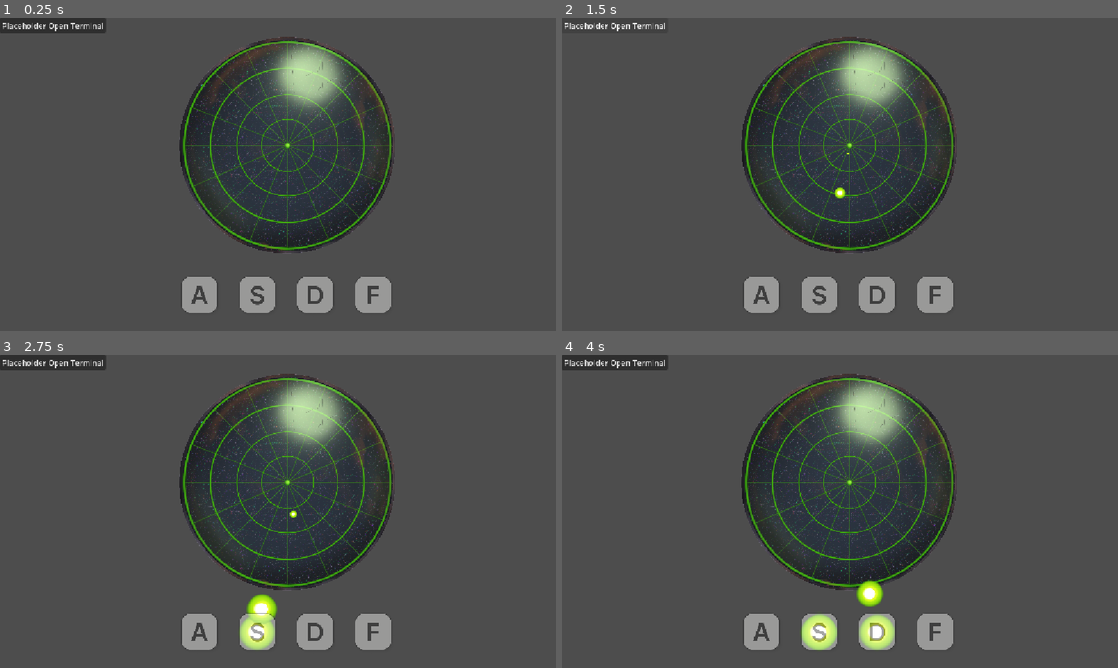
Above: before the commit, frames 1-4 (two rows, left to right).
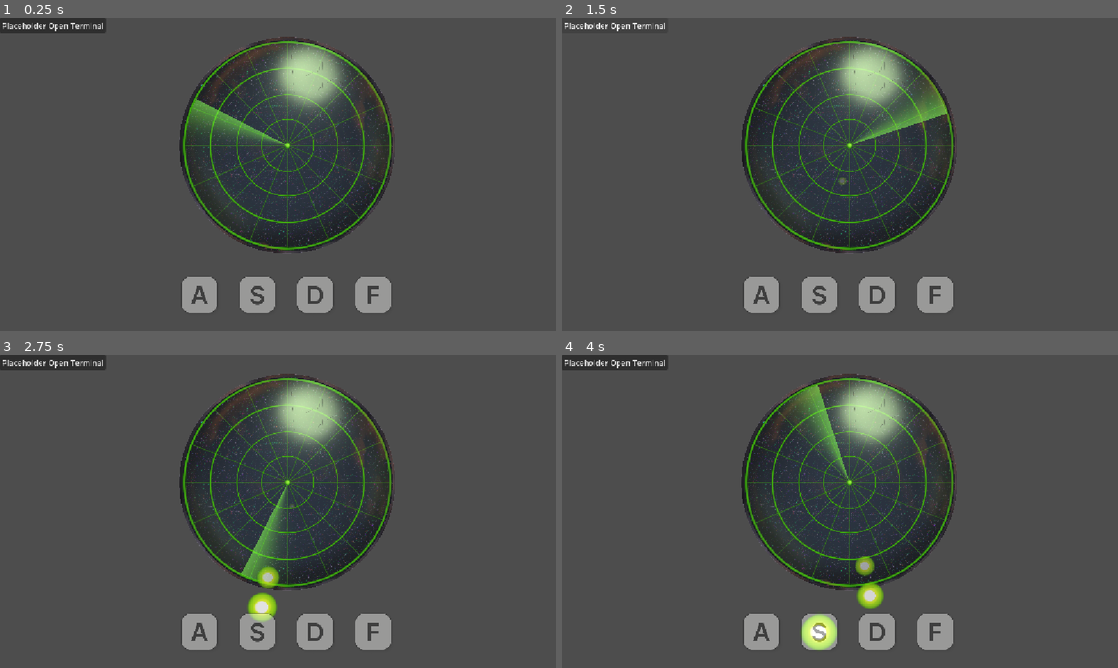
Above: after the commit, the same moments.

Repository: Game-Jam-Studio/Brackeys-Jam-2026.2
Game: Godot game, scene res://Levels/rhythmMinigame.tscn
Same seed, same stepped clock (60 frames per second), same inputs: the game is played once before the commit and once after it. This scene is started directly instead of the project's main scene.
Inputs (mouse positions are in pixels of both pictures, inside the frame that each line leads up to):
- Up to frame 1 (0.25 s): no input
- Up to frame 2 (1.5 s): tap Enter at 0.5 s; move the mouse to (962, 158) at 0.52 s; hold E (interact) 0.53-1.25 s; click (962, 158) at 0.67 s; click "Placeholder Open Terminal" at 1.25 s
- Up to frame 3 (2.75 s): drag from (166, 527) to (266, 577) at 2.02 s
- Up to frame 4 (4 s): move the mouse to (895, 442) at 2.77 s; hold E (interact) 2.78-3.5 s; drag from (812, 574) to (878, 630) at 3.52 s

The runs differ from the first frame. In frame 1, 1.0% of the frame differs, in the area x 33-52%, y 25-41%; in frame 2, 1.0%; in frame 3, 1.9%; in frame 4, 2.0%, in the area x 40-60%, y 9-95%.
Error in both runs: Attempt to call function 'pause' in base 'null instance' on a null instance. (res://Scripts/Common/terminal_ui_manager.gd:34)

Commit message:
rhythm game polish

Diff:
--- a/brackeys-jam-2026.2/Levels/rhythmMinigame.tscn
+++ b/brackeys-jam-2026.2/Levels/rhythmMinigame.tscn
@@ -10,6 +10,8 @@
 [ext_resource type="Script" uid="uid://cwh5x8inuut8g" path="res://JonathanJunk/open_terminal_button.gd" id="8_4wcyy"]
 [ext_resource type="Texture2D" uid="uid://cd8dj1lrnkyqh" path="res://Art/2D/Placeholder/F.png" id="8_6p81i"]
 [ext_resource type="Texture2D" uid="uid://bg8gg2m3u81aw" path="res://Art/2D/Rhythm/base_sane.png" id="10_h250t"]
+[ext_resource type="Script" uid="uid://mexn1nrl2qja" path="res://Scripts/pivot.gd" id="11_htvd5"]
+[ext_resource type="Texture2D" uid="uid://c4e57v6pw50fb" path="res://Art/2D/Rhythm/image.png" id="12_htvd5"]
 
 [node name="Control" type="Control" unique_id=917470935]
 layout_mode = 3
@@ -97,4 +99,15 @@
 scale = Vector2(0.28, 0.28)
 texture = ExtResource("10_h250t")
 
+[node name="Pivot" type="Node2D" parent="." unique_id=698136463]
+position = Vector2(596.045, 263.85)
+scale = Vector2(0.273, 0.357)
+script = ExtResource("11_htvd5")
+
+[node name="Sprite2D" type="Sprite2D" parent="Pivot" unique_id=1709599203]
+modulate = Color(0.5294118, 1, 0.33333334, 0.6862745)
+position = Vector2(-394.02734, 186.80508)
+scale = Vector2(1.423809, 1.0704257)
+texture = ExtResource("12_htvd5")
+
 [connection signal="pressed" from="Example/Button" to="Example/Button" method="_on_pressed"]
--- a/brackeys-jam-2026.2/Prefabs/Actors/notePrefab.tscn
+++ b/brackeys-jam-2026.2/Prefabs/Actors/notePrefab.tscn
@@ -2,19 +2,18 @@
 
 [ext_resource type="Script" uid="uid://dxv86c0pnj0fb" path="res://Scripts/Rhythm/note.gd" id="1_rd4ew"]
 [ext_resource type="Texture2D" uid="uid://ldafxp1nvghn" path="res://Art/2D/Rhythm/note_sane.png" id="2_sx81s"]
-[ext_resource type="Texture2D" uid="uid://bes1nmdmcooi4" path="res://Art/2D/Placeholder/A.png" id="6_4dpm3"]
 
 [sub_resource type="RectangleShape2D" id="RectangleShape2D_03pib"]
 
 [node name="Note" type="Node2D" unique_id=1536908028]
-scale = Vector2(0.6, 0.6)
+scale = Vector2(1e-05, 0.6)
 script = ExtResource("1_rd4ew")
 noteTextures = Array[Texture2D]([ExtResource("2_sx81s"), ExtResource("2_sx81s"), ExtResource("2_sx81s"), ExtResource("2_sx81s")])
-speed = 200.0
+speed = 150.0
 
 [node name="Sprite2D" type="Sprite2D" parent="." unique_id=751132802]
 scale = Vector2(0.8, 0.8)
-texture = ExtResource("6_4dpm3")
+texture = ExtResource("2_sx81s")
 
 [node name="Area2D" type="Area2D" parent="." unique_id=359388060]
 
--- a/brackeys-jam-2026.2/Scripts/Rhythm/note.gd
+++ b/brackeys-jam-2026.2/Scripts/Rhythm/note.gd
@@ -1,17 +1,22 @@
 extends Node2D
+
 
 @export var noteTextures: Array[Texture2D]
 @export var speed: float
 @export var destination: Vector2
-@export var initial_scale: Vector2 = Vector2(0.1, 0.1) # Starting size when spawned
-@export var target_scale: Vector2 = Vector2(1.0, 1.0) # Full size at destination
+@export var initial_scale: Vector2 = Vector2(0, 0) # Starting size when spawned
+@export var target_scale: Vector2 = Vector2(0.6, 0.6) # Full size at destination
 
+
+var direction: Vector2
 var start_position: Vector2
 var total_distance: float = 0.0
 
 
 func initialize(note: int) -> void:
 	$Sprite2D.texture = noteTextures[note]
+	# Start completely transparent when spawned #
+	modulate.a = 0.0 #
 
 
 # Called when the node enters the scene tree for the first time.
@@ -27,3 +32,6 @@
 		if total_distance > 0.0:
 			var progress: float = clampf(1.0 - (position.distance_to(destination) / total_distance), 0.0, 1.0)
 			scale = Vector2.ONE * progress
+
+			# Fade alpha in smoothly
+			modulate.a = progress
--- /dev/null
+++ b/brackeys-jam-2026.2/Scripts/pivot.gd
@@ -0,0 +1,8 @@
+extends Node2D
+
+# Full rotations per second (e.g. 0.5 = 1 full sweep every 2 seconds)
+@export var sweeps_per_second: float = 0.3
+
+
+func _process(delta: float) -> void:
+	rotation += TAU * sweeps_per_second * delta
Binary file added: brackeys-jam-2026.2/Art/2D/Rhythm/cone_sane.png
Not shown, added: brackeys-jam-2026.2/Art/2D/Rhythm/cone_sane.png.import
Binary file added: brackeys-jam-2026.2/Art/2D/Rhythm/image.png
Not shown, added: brackeys-jam-2026.2/Art/2D/Rhythm/image.png.import
Not shown, added: brackeys-jam-2026.2/Scripts/pivot.gd.uid
